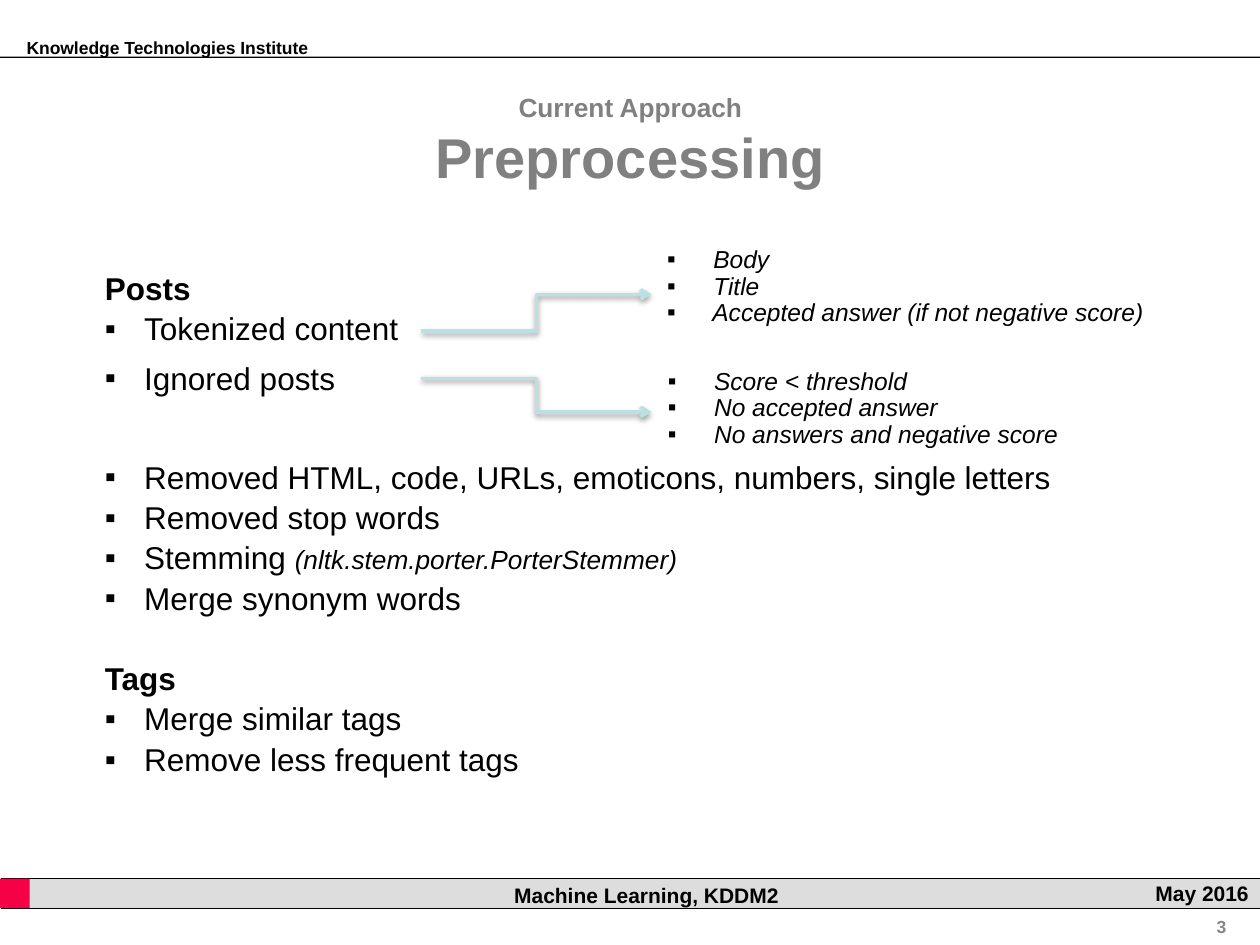
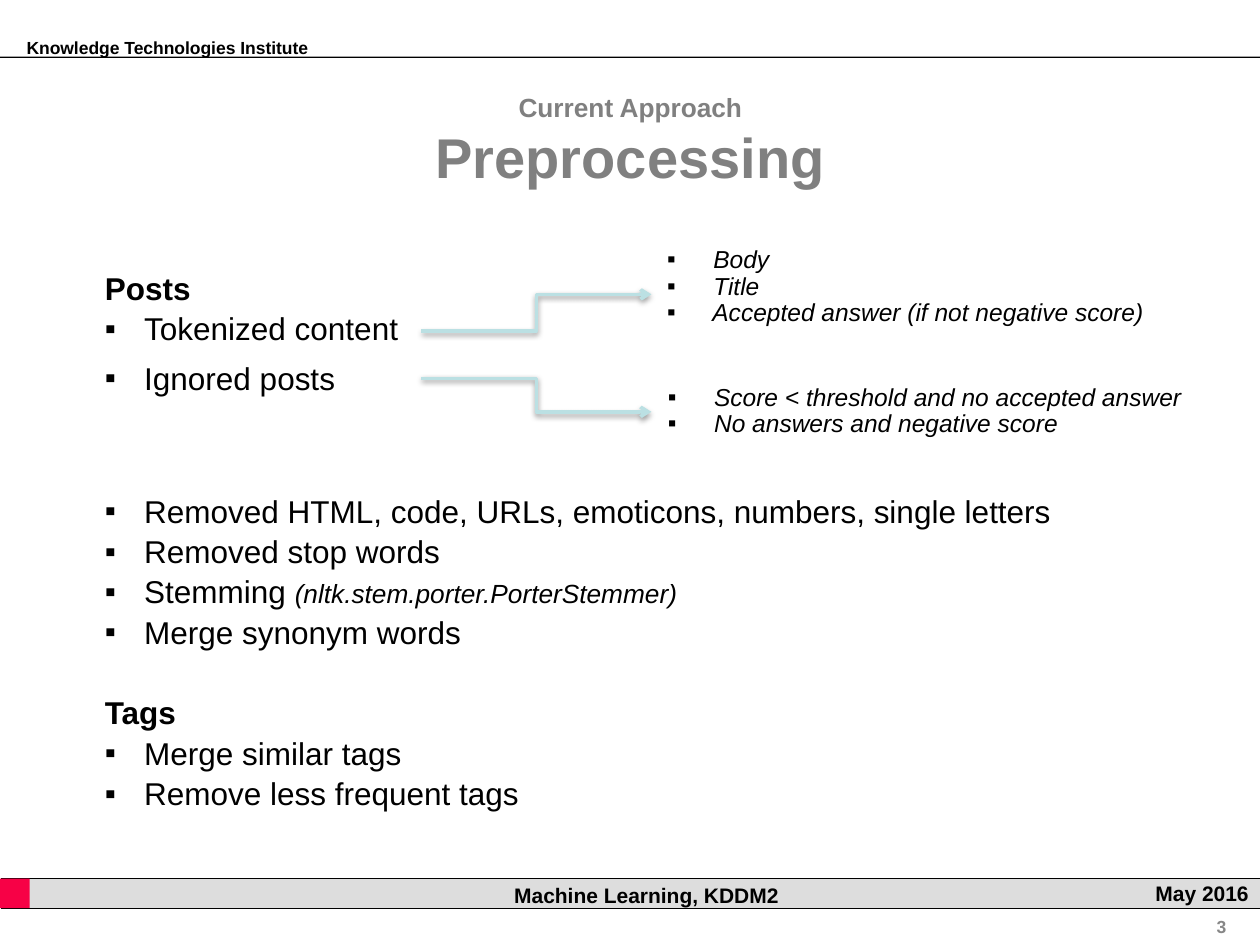
Before and after one commit to rsamer/MLSE, a slide deck: slide 3 of presentation/interim/Presentation.pptx. Drawn at 1260x945 pixels with LibreOffice and Linux fonts; fonts in the diff are those of the drawing; background and template pictures are left out. Boxes give left, top, right and bottom in pixels: in the first picture for what was removed or moved away, otherwise in the second. Text is boxed around its words. In the diff, an @@ line names an element or a change of style, - is before the commit and + after.

```diff
--- a/presentation/interim/Presentation.pptx
+++ b/presentation/interim/Presentation.pptx
@@ text "Posts" rewrapped from (105,278,1051,777) to (105,278,1051,811) @@
@@ text "Score < threshold and no ...": place and size @@
-text "Score < threshold and no ..." at (714,372,1058,448)
+text "Score < threshold and no ..." at (714,388,1181,437)
@@ text at (714,388,1181,411): text changed @@
-▪ Score < threshold
-▪ No accepted answer
+▪ Score < threshold and no accepted answer
```
Also in this commit, not shown: 4 other slides changed, 1 slide removed.
